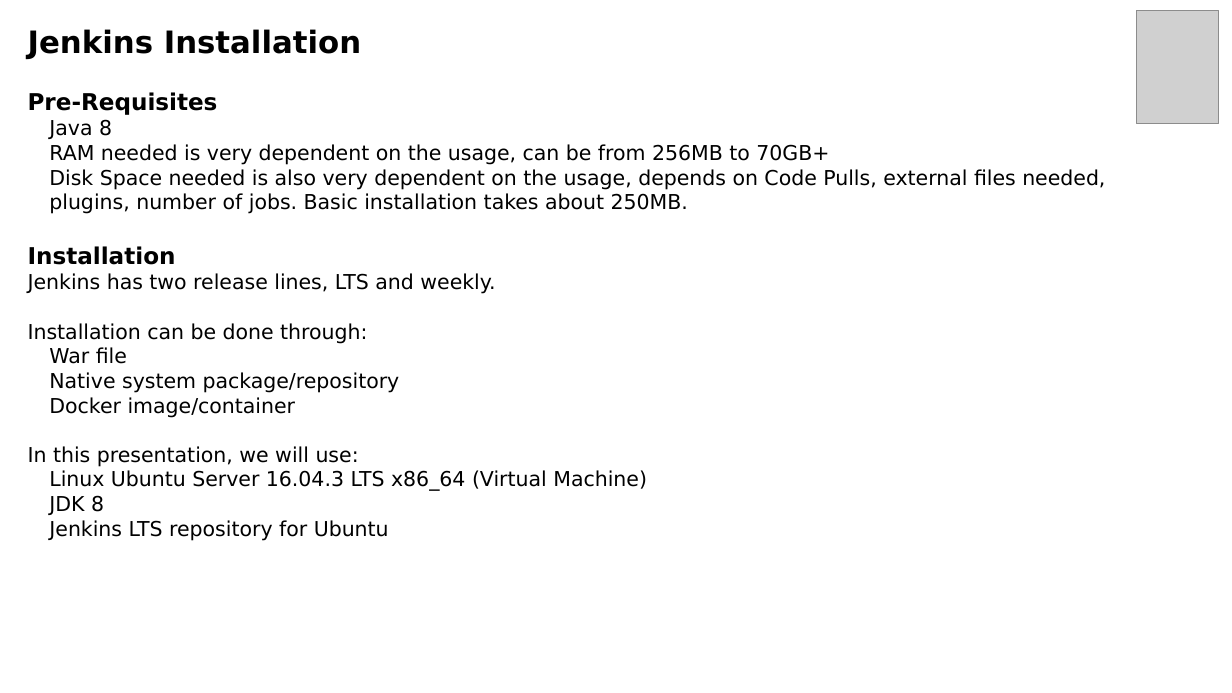
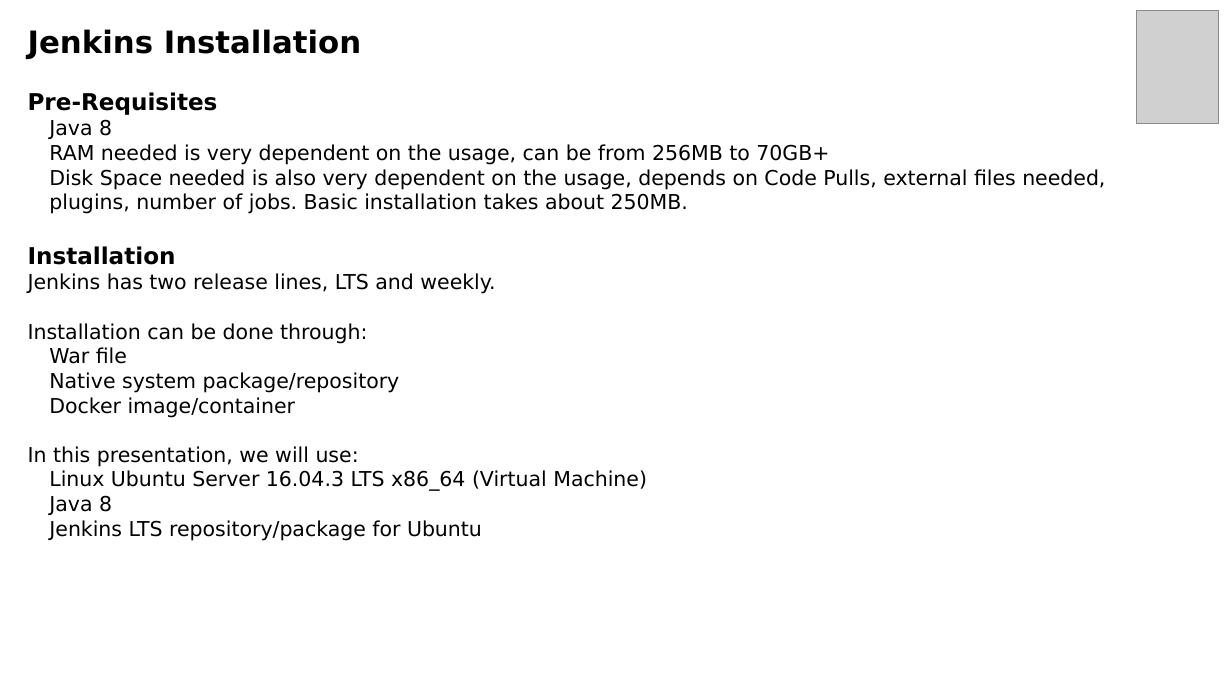
Before and after one commit to luisnabais-courses/course_jenkins, a slide deck: slide 8 of slides/01_fundamentals_course_slides.odp (slide 7 before the commit). Drawn at 1232x693 pixels with LibreOffice and Linux fonts; fonts in the diff are those of the drawing; grey boxes stand for pictures; background and template pictures are left out. Boxes give left, top, right and bottom in pixels: in the first picture for what was removed or moved away, otherwise in the second. Text is boxed around its words. In the diff, an @@ line names an element or a change of style, - is before the commit and + after.

```diff
--- a/slides/01_fundamentals_course_slides.odp
+++ b/slides/01_fundamentals_course_slides.odp
@@ text at box(49, 495, 482, 541): text changed @@
-● JDK 8
-● Jenkins LTS repository for Ubuntu
+● Java 8
+● Jenkins LTS repository/package for Ubuntu
```
Also in this commit, not shown: 4 other slides changed, 2 slides added, 1 slide removed, 2 other files.
